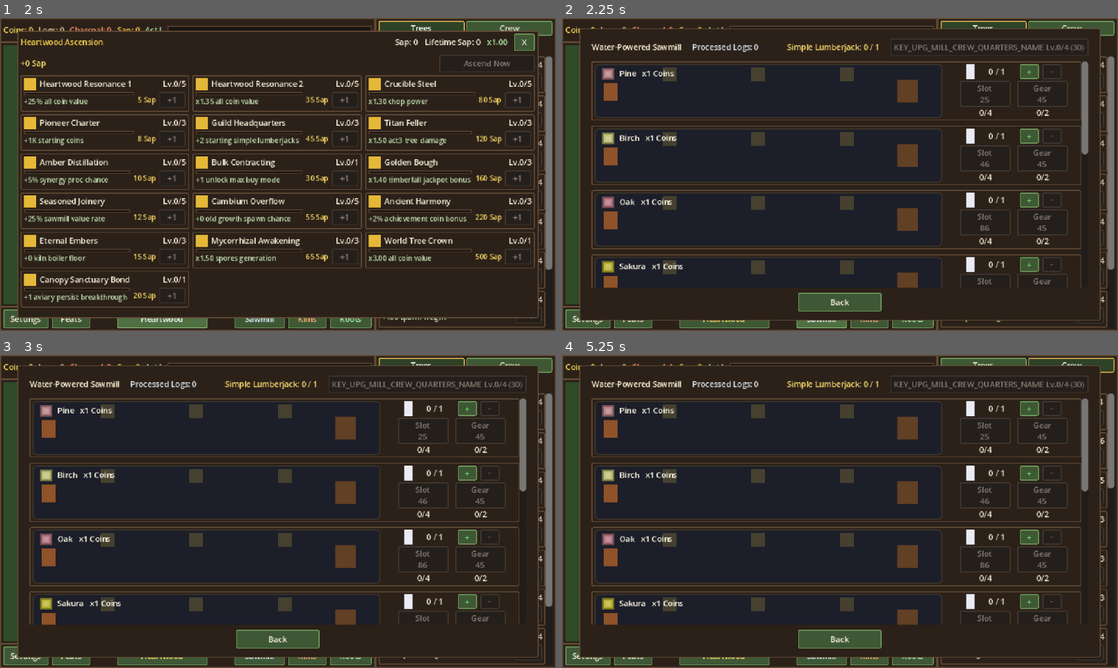
Above: before the commit, frames 1-4 (two rows, left to right).
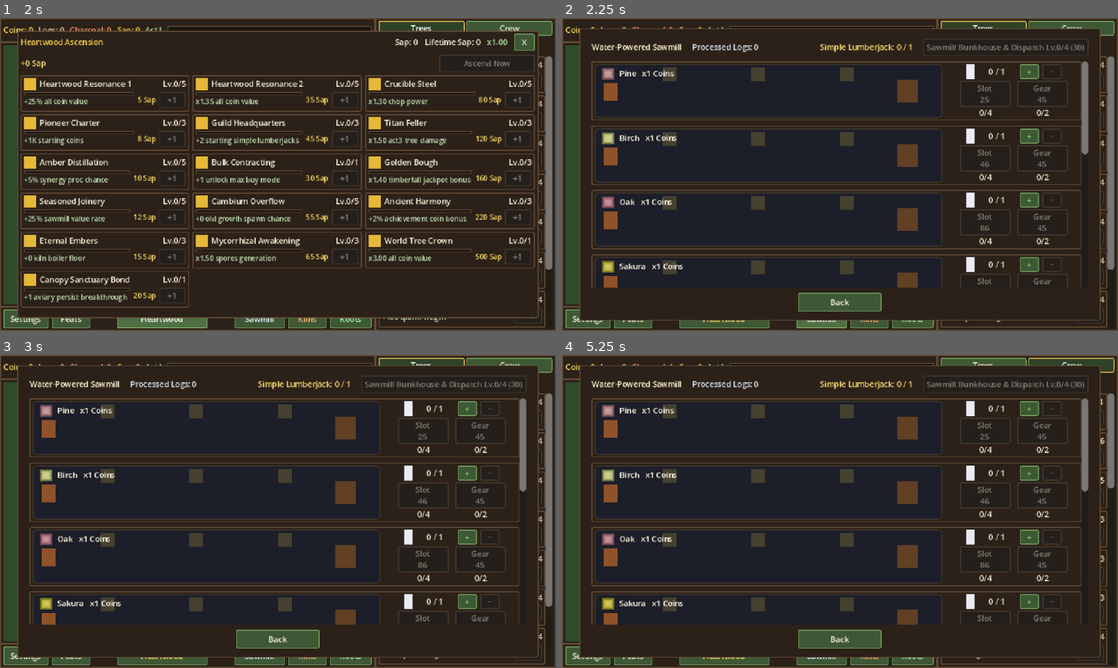
Above: after the commit, the same moments.

Repository: JS-Marinn/treecremental-game
Game: Godot game, scene res://src/boot/boot.tscn
The game is run twice, just before and just after one commit, with the same random seed, the same clock (stepped at 60 frames per second) and the same inputs.
Inputs:
- Up to frame 1 (2 s): click "Feats" at 0.5 s; click "Heartwood" at 1.25 s
- Up to frame 2 (2.25 s): click "Sawmill" at 2 s
- Up to frame 3 (3 s): click "Kilns" at 2.75 s
- Up to frame 4 (5.25 s): click "Roots" at 3.5 s; click "Trees" at 4.25 s; click "Crew" at 5 s

Frame 1 is identical in both runs. In frame 2, 0.6% of the frame differs, in the area x 40-94%, y 6-12%; in frame 3, 0.6%; in frame 4, 0.6%.

Commit message:
fix(i18n): resolve Sawmill Crew Quarters button to the canonical upgrade name key found in the Step 7.3 trilingual audit

Diff:
--- a/i18n/game_text.csv
+++ b/i18n/game_text.csv
@@ -254,3 +254,4 @@
 KEY_ACH_GRAND_FORESTER_DESC,"Unlock every other achievement.","Desbloquea todos los demas logros.","Desbloquea todos los demas logros."
 KEY_ACH_STATUS_UNLOCKED,"Unlocked","Desbloqueado","Desbloqueado"
 KEY_ACH_STATUS_LOCKED,"Locked","Bloqueado","Bloqueado"
+KEY_UPGRADE_MILL_CREW_QUARTERS_NAME,"Sawmill Bunkhouse & Dispatch","Barracones y Despacho del Aserradero","Barracones y Despacho del Aserradero"
--- a/src/ui/modals/modal_sawmill.gd
+++ b/src/ui/modals/modal_sawmill.gd
@@ -74,8 +74,11 @@
 		var q_lv: int = main_screen.get_upgrade_level(&"mill_crew_quarters")
 		var q_cap: int = q_upg.get_act_cap(act_idx)
 		var q_cost: float = q_upg.evaluate_cost(q_lv, 1)
+		var q_name: String = tr(q_upg.name_key())
+		if q_name == q_upg.name_key():
+			q_name = "Crew Quarters"
 		_quarters_upg_btn.text = "%s Lv.%d/%d (%s)" % [
-			tr("KEY_UPG_MILL_CREW_QUARTERS_NAME"),
+			q_name,
 			q_lv,
 			q_cap,
 			"MAX" if q_lv >= q_cap else NumberFormatter.format(q_cost)
